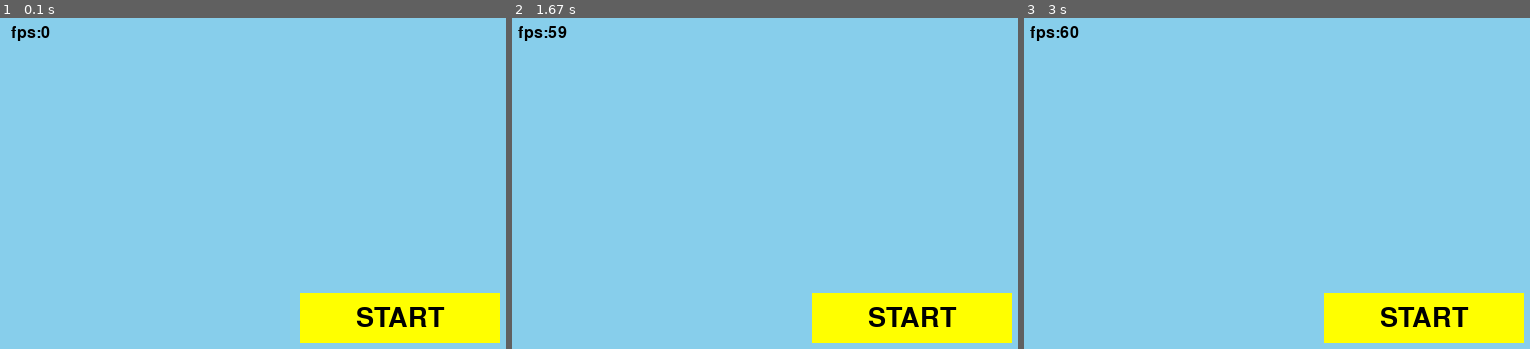
Above: before the commit, frames 1-3 (left to right).
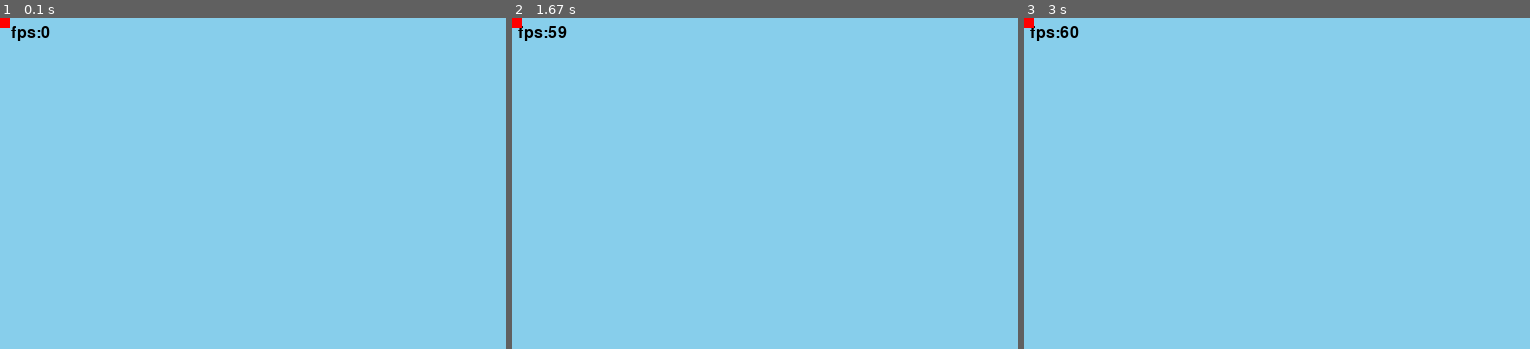
Above: after the commit, the same moments.

Repository: LTstrange/PyGameEngine
Game: pygame game, started from main.py
Same seed, same stepped clock (60 frames per second), same inputs: the game is played once before the commit and once after it.
Inputs:
- Up to frame 1 (0.1 s): no input
- Up to frame 2 (1.67 s): no input
- Up to frame 3 (3 s): no input

The runs differ from the first frame. In frame 1, 6.0% of the frame differs, in the area x 0-99%, y 0-99%; in frame 2, 6.0%; in frame 3, 6.0%.

Commit message:
add GameScene in main.py, try to implement Scene change function.

Diff:
--- a/PyGameEngine/Object.py
+++ b/PyGameEngine/Object.py
@@ -14,9 +14,7 @@
         self.rect = self.image.get_rect()
 
     def update(self, *args, **kwargs):
-        dest = pygame.mouse.get_pos()
-        self.rect.move_ip((dest[0] - self.rect.x, dest[1] - self.rect.y))
-        self.rect.center = self.rect.topleft
+        pass
 
     def handle_input(self, *args, **kwargs):
         pass
--- a/PyGameEngine/Scene.py
+++ b/PyGameEngine/Scene.py
@@ -14,6 +14,7 @@
         self.group = Group()
 
         self.set_layout()
+        self.set_objects()
 
     def update(self, *args, **kwargs):
         self.group.update(*args, **kwargs)
@@ -24,3 +25,6 @@
 
     def set_layout(self):
         raise NotImplementedError
+
+    def set_objects(self):
+        raise NotImplementedError
--- a/PyGameEngine/__init__.py
+++ b/PyGameEngine/__init__.py
@@ -4,5 +4,5 @@
 
 from .Scene import Scene
 from .Input import Input
-from .Object import Button, TextBar
+from .Object import Button, TextBar, Object
 from .Fonts import Fonts
--- a/main.py
+++ b/main.py
@@ -17,8 +17,17 @@
         b = Button((0, 0), (200, 50), THECOLORS['yellow'], None, self.group, text='START')
         b.rect.center = (400, 300)
 
-        fps = TextBar((0,0), (60, 30), self.group, text_key='fps')
+        TextBar((0,0), (60, 30), self.group, text_key='fps')
 
+class GameScene(Scene):
+    def __init__(self, game, bg_color):
+        super().__init__(game, bg_color)
+
+    def set_layout(self):
+        TextBar((0,0), (60, 30), self.group, text_key='fps')
+
+    def set_objects(self):
+        Object((10, 10), THECOLORS['red'], self.group)
 
 class Game:
     """
@@ -31,7 +40,7 @@
         self.screen = pygame.display.set_mode(WIN_SIZE)
         self.running = True
 
-        self.scene = MenuScene(self, BG_COLOR)
+        self.scene = GameScene(self, BG_COLOR)
         self.input = Input(self)
 
         self.Clock = pygame.time.Clock()
